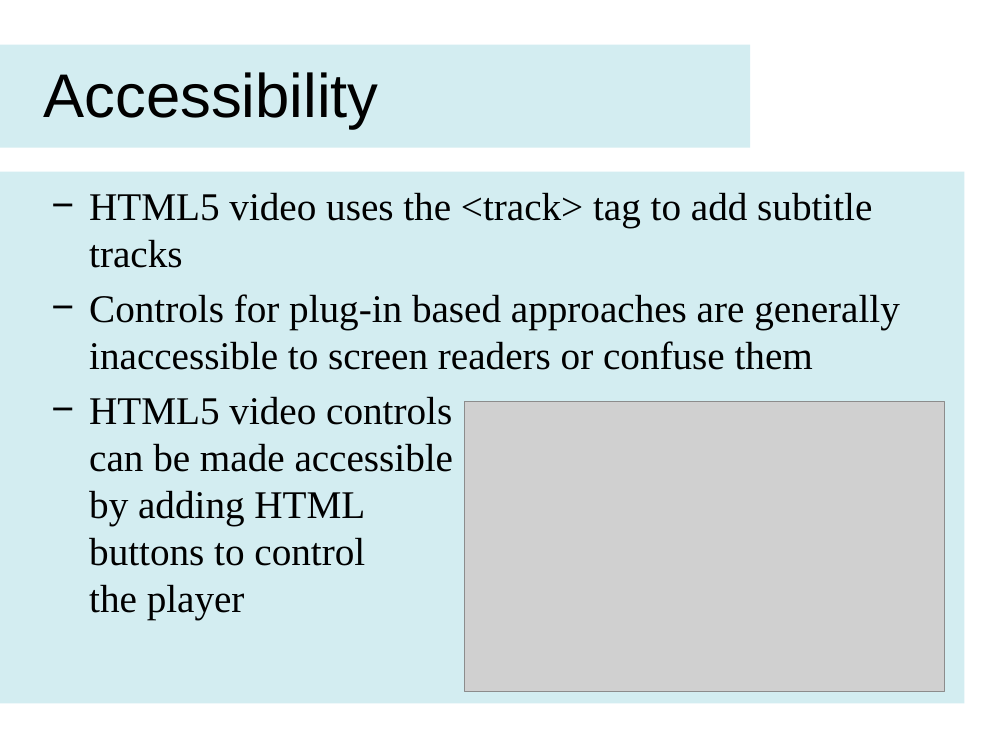
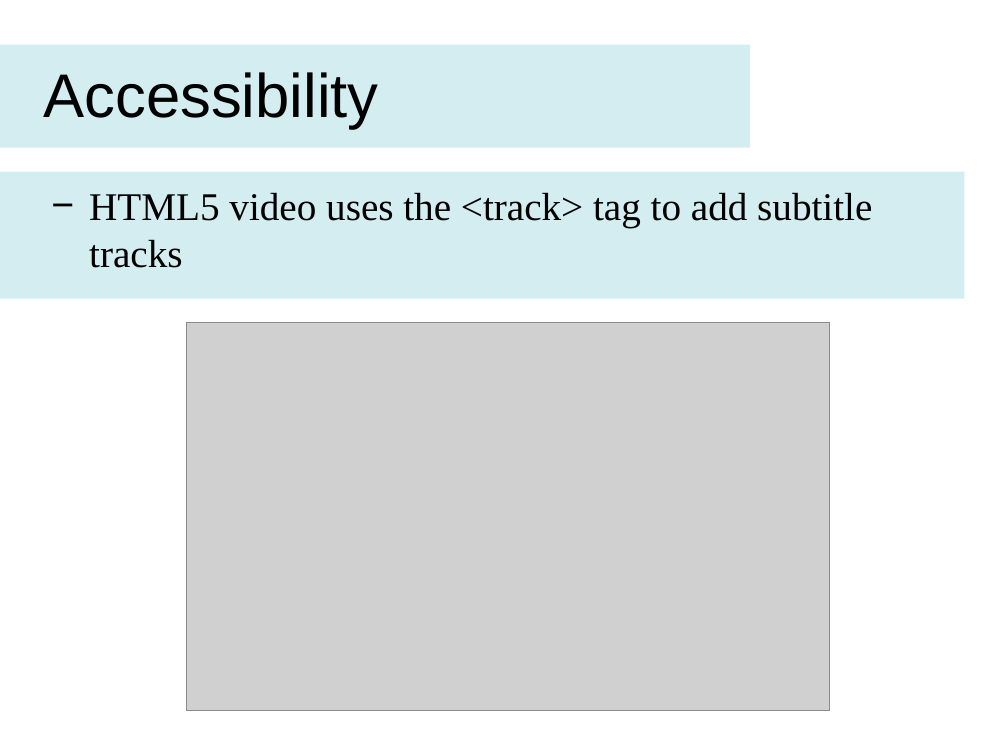
Before and after one commit to dhulme/irp, a slide deck: slide 6 of presentation/slides.pptx. Drawn at 1008x756 pixels with LibreOffice and Linux fonts; fonts in the diff are those of the drawing; grey boxes stand for pictures. Boxes give left, top, right and bottom in pixels: in the first picture for what was removed or moved away, otherwise in the second. Text is boxed around its words. In the diff, an @@ line names an element or a change of style, - is before the commit and + after.

Commit message:
Working on poster and slides

```diff
--- a/presentation/slides.pptx
+++ b/presentation/slides.pptx
@@ rectangle: place and size @@
-rectangle at <box>0,171,965,704</box>
+rectangle at <box>0,171,965,298</box>
@@ text at <box>89,294,900,620</box>: paragraphs removed @@
-− Controls for plug-in based approaches are generally inaccessible to screen readers or confuse them
-− HTML5 video controls
-  can be made accessible
-  by adding HTML
-  buttons to control
-  the player
@@ picture: place and size @@
-picture at <box>465,402,944,692</box>
+picture at <box>186,323,830,711</box>
```
Also in this commit, not shown: 1 other slide changed.
